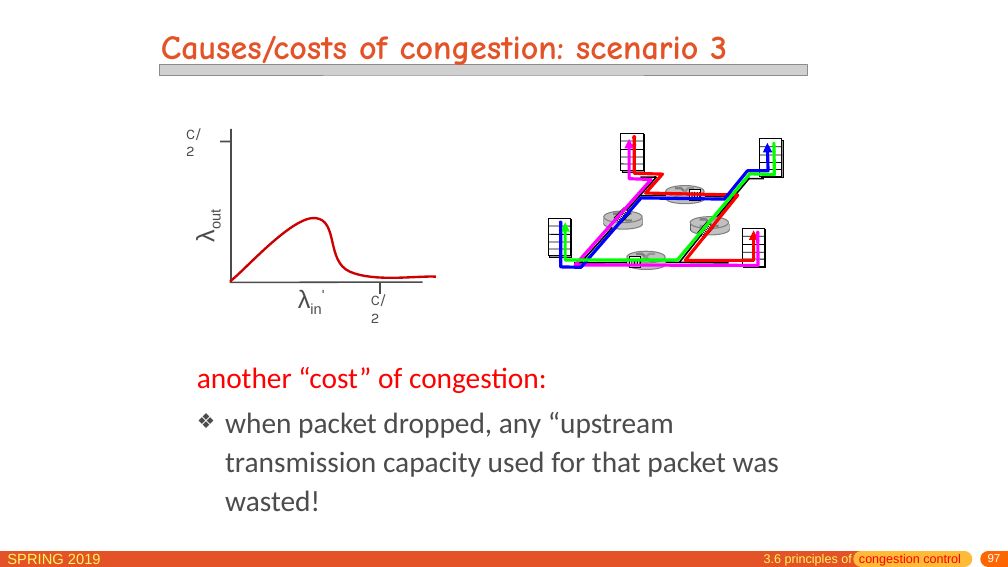
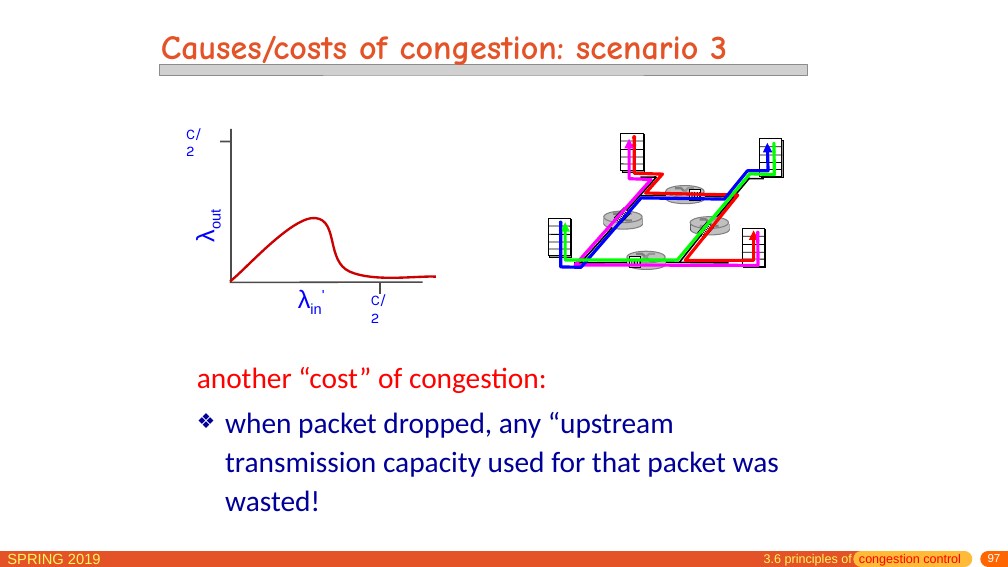
Before and after one commit to jichenghu/PPT_networkDistributed, a slide deck: slide 97 of chapter3.pptx. Drawn at 1008x567 pixels with LibreOffice and Linux fonts; fonts in the diff are those of the drawing; grey boxes stand for pictures. Boxes give left, top, right and bottom in pixels: in the first picture for what was removed or moved away, otherwise in the second. Text is boxed around its words. In the diff, an @@ line names an element or a change of style, - is before the commit and + after.

```diff
--- a/chapter3.pptx
+++ b/chapter3.pptx
@@ text colour #4C4C4C to #0000FF in 4 elements at <box>186,128,201,156</box>, <box>371,291,386,323</box>, <box>185,183,223,250</box>, <box>290,280,336,318</box> @@
@@ text at <box>225,412,779,512</box>: text colour #4C4C4C to #000099 in "when packet dropped, any “upstream transmission capacity ..." @@
```
Also in this commit, not shown: 5 other slides changed.
